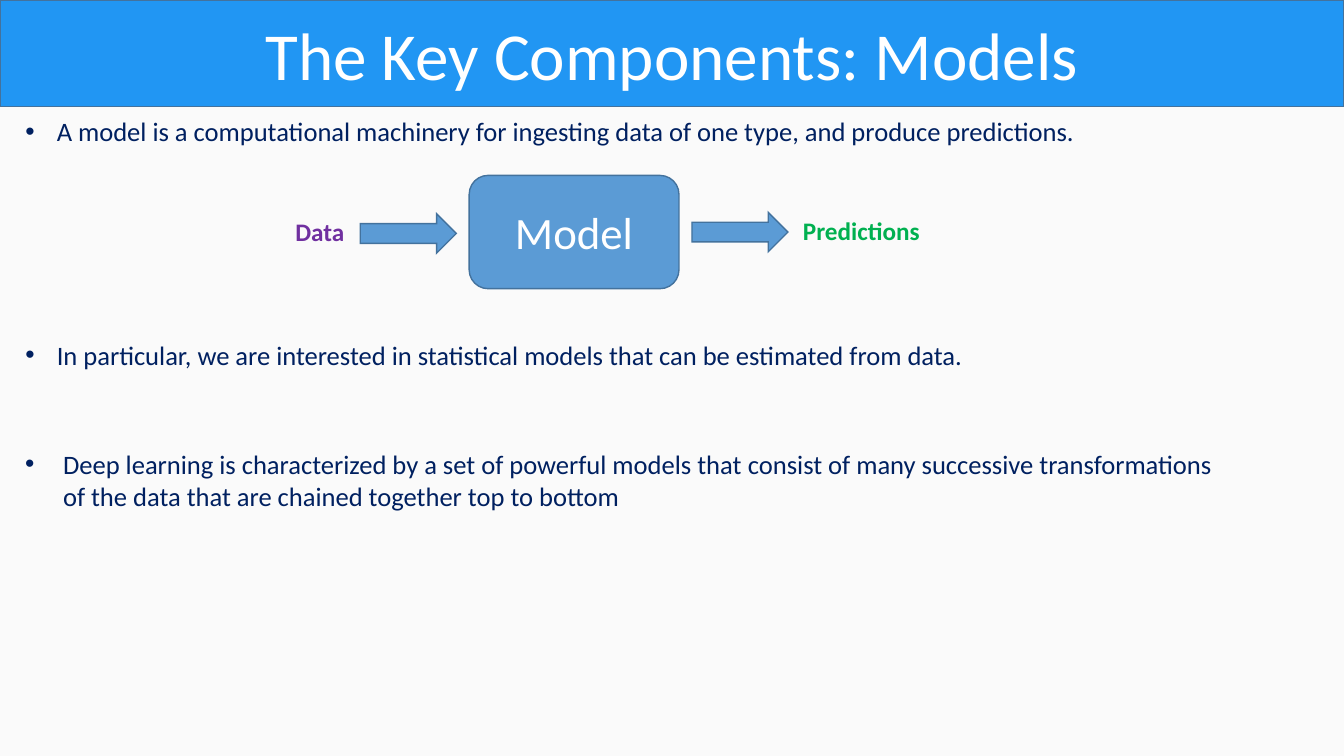
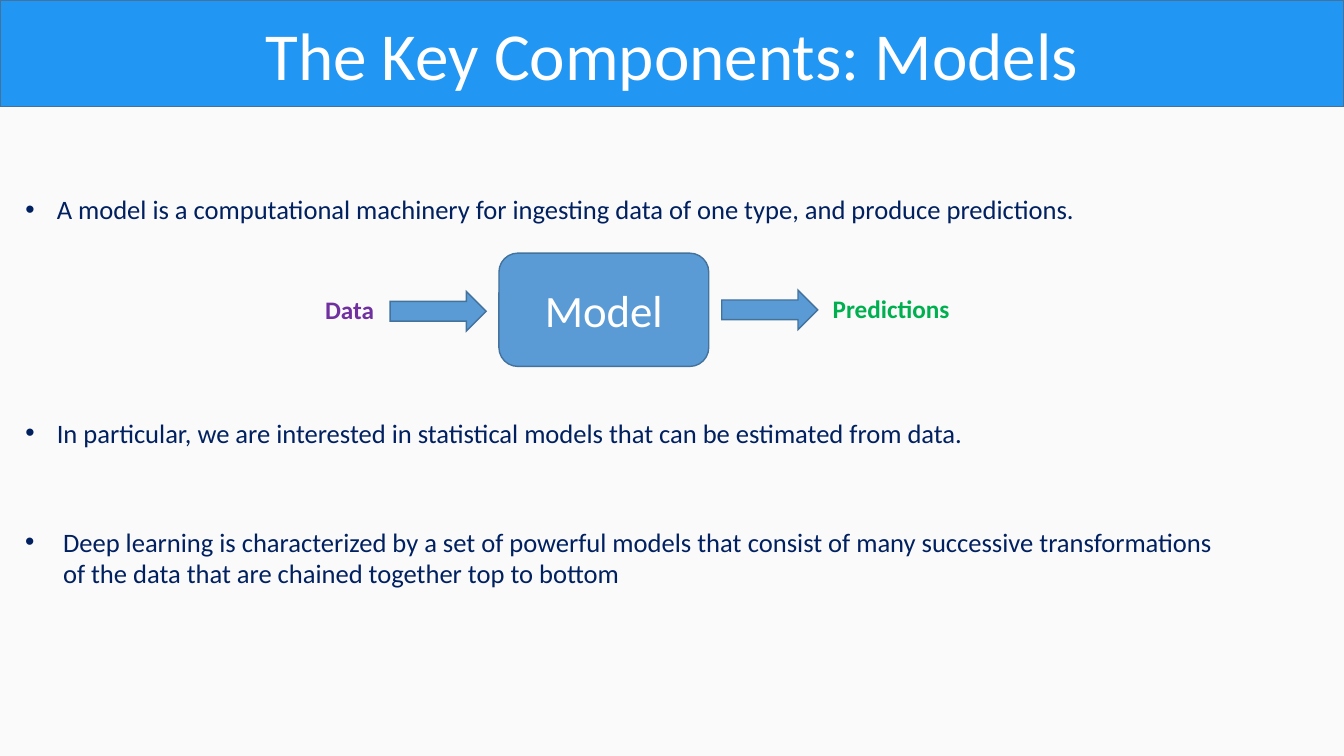
Before and after one commit to OmarAlmighty/D2L-Slides, a slide deck: slide 15 of D2L CH1.pptx. Drawn at 1344x756 pixels with LibreOffice and Linux fonts; fonts in the diff are those of the drawing. Boxes give left, top, right and bottom in pixels: in the first picture for what was removed or moved away, otherwise in the second. Text is boxed around its words. In the diff, an @@ line names an element or a change of style, - is before the commit and + after.

```diff
--- a/D2L CH1.pptx
+++ b/D2L CH1.pptx
@@ text "A model is a computational ...": place and size @@
-text "A model is a computational ..." at <box>57,122,1074,370</box>
+text "A model is a computational ..." at <box>57,200,1074,448</box>
@@ rounded rectangle "Model": place and size @@
-rounded rectangle "Model" at <box>470,175,680,288</box>
+rounded rectangle "Model" at <box>499,253,709,366</box>
@@ 2 texts, 2 right arrows: place and size @@
-2 texts, 2 right arrows at <box>295,213,920,253</box>
+2 texts, 2 right arrows at <box>325,290,950,331</box>
@@ text "Deep learning is characterized by ...": place and size @@
-text "Deep learning is characterized by ..." at <box>63,455,1211,511</box>
+text "Deep learning is characterized by ..." at <box>63,533,1211,588</box>
```
Also in this commit, not shown: 34 other slides changed, 5 other files.
